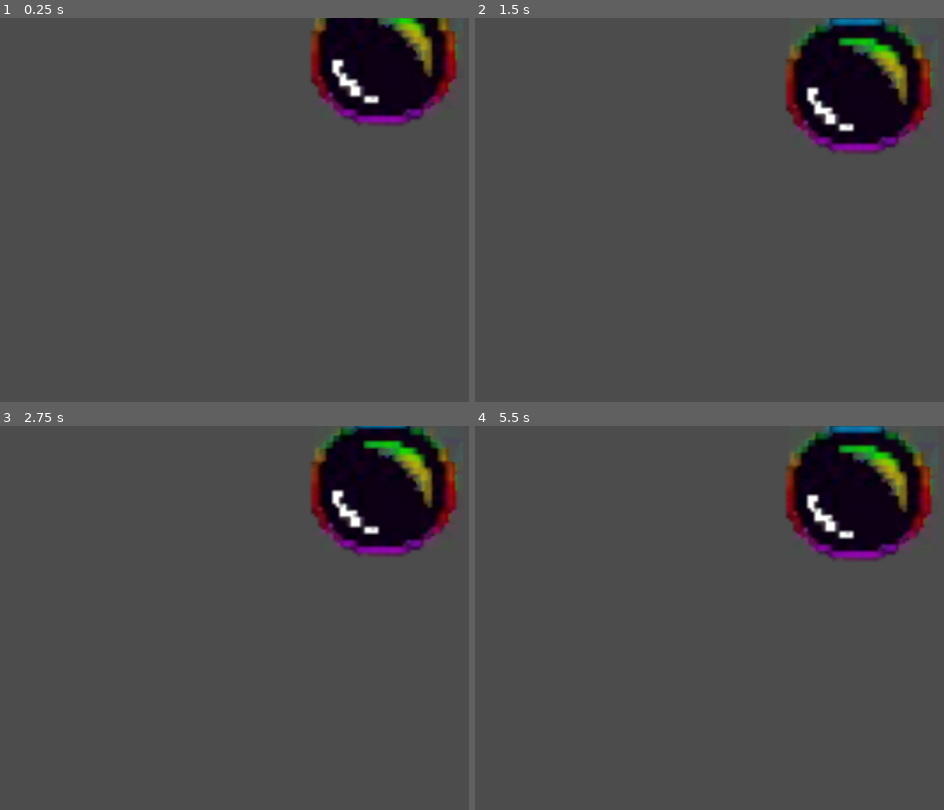
Above: before the commit, frames 1-4 (two rows, left to right).
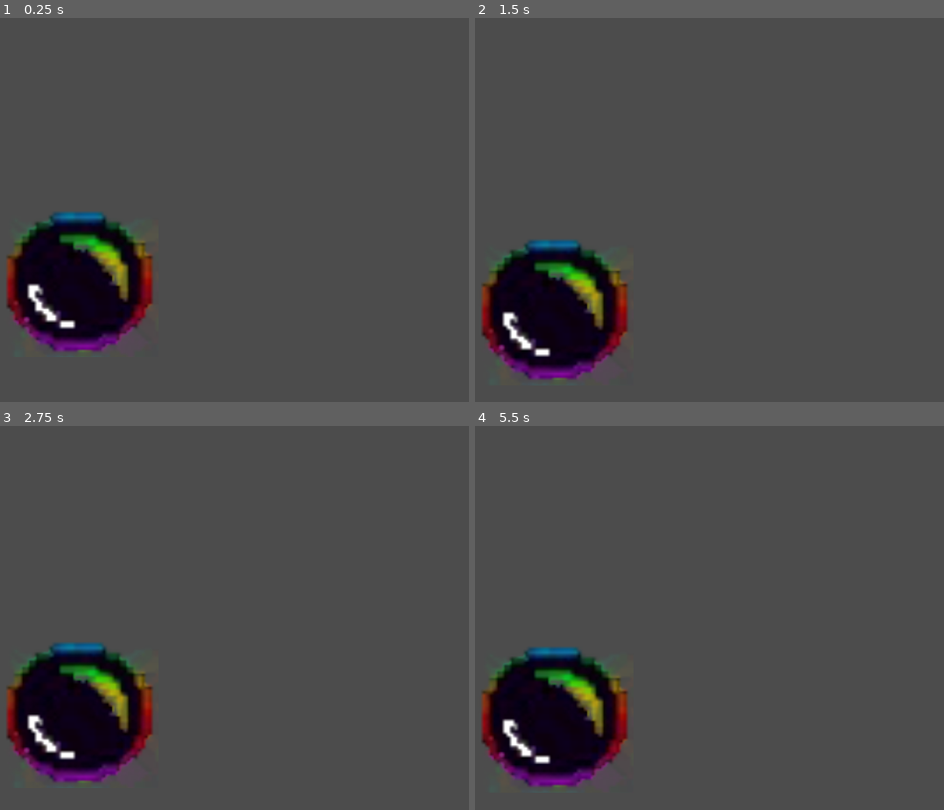
Above: after the commit, the same moments.

Repository: zrock-dev/la_fosa
Game: Godot game, scene res://src/fish/chemicals/bubble.tscn
Same seed, same stepped clock (60 frames per second), same inputs: the game is played once before the commit and once after it. This scene is started directly instead of the project's main scene.
Inputs (mouse positions are in pixels of both pictures, inside the frame that each line leads up to):
- Up to frame 1 (0.25 s): no input
- Up to frame 2 (1.5 s): move the mouse to (878, 217) at 0.52 s; hold Up (move_up) 0.53-1.25 s; hold Right (move_rigth) 0.53-1.25 s; click (878, 217) at 0.67 s; drag from (554, 263) to (671, 329) at 1.27 s
- Up to frame 3 (2.75 s): move the mouse to (309, 552) at 2.02 s; hold Left (move_left) from 2.03 s (still down); hold Right (move_rigth) from 2.03 s (still down)
- Up to frame 4 (5.5 s): release Left (move_left) at 2.75 s; release Right (move_rigth) at 2.75 s; drag from (671, 737) to (479, 583) at 2.77 s; move the mouse to (939, 717) at 3.52 s; hold Up (move_up) 3.53-4.25 s; hold Right (move_rigth) 3.53-4.25 s; drag from (479, 583) to (592, 537) at 4.27 s; move the mouse to (747, 648) at 5.02 s; hold Up (move_up) from 5.03 s (still down); hold Right (move_rigth) from 5.03 s (still down); click (747, 648) at 5.17 s

The runs differ from the first frame. In frame 1, 17% of the frame differs, in the area x 1-98%, y 0-88%; in frame 2, 18%, in the area x 1-98%, y 0-95%; in frame 3, 18%; in frame 4, 18%.

Commit message:
Bubbles can interact with the player.
---- bubbles.gd
- Added the methods _on_StaticBody2D_body_entered(), _on_StaticBody2D_body_exited() to monitor if the player is inside the ball or has exited it.
- Moved the move sphere logic into another method called move_sphere() that is called if the flag can move is true.
- Added the metho _on_Timer_timeout() to count, and after x seconds the player starts to get damage, or if the spehre explodes it dies.
- Changed the original node type to Area2d
--- GameFish
- Modified the script to have a limit of how many spheres it can spawn.

- Removed innecesary bubble images.
- Updated the in-use bubble spritesheet to show the frame changes.

Diff:
--- a/src/fish/chemicals/bubble.tscn
+++ b/src/fish/chemicals/bubble.tscn
@@ -6,8 +6,10 @@
 [sub_resource type="CircleShape2D" id=1]
 radius = 22.0
 
-[node name="StaticBody2D" type="StaticBody2D"]
+[node name="StaticBody2D" type="Area2D"]
 scale = Vector2( 4.72948, 4.41916 )
+collision_layer = 5
+collision_mask = 5
 script = ExtResource( 2 )
 __meta__ = {
 "_edit_group_": true
@@ -20,3 +22,9 @@
 
 [node name="CollisionShape2D" type="CollisionShape2D" parent="."]
 shape = SubResource( 1 )
+
+[node name="Timer" type="Timer" parent="."]
+
+[connection signal="body_entered" from="." to="." method="_on_StaticBody2D_body_entered"]
+[connection signal="body_exited" from="." to="." method="_on_StaticBody2D_body_exited"]
+[connection signal="timeout" from="Timer" to="." method="_on_Timer_timeout"]
--- a/src/fish/chemicals/bubbles.gd
+++ b/src/fish/chemicals/bubbles.gd
@@ -1,14 +1,21 @@
-extends StaticBody2D
+extends Area2D
 
 onready var original_pos = position
-var up = true;
+var up = true
+var can_move = true
+
+var frames_count = 0
+var timeout_count = 0
+
 
 func _ready():
-	$Sprite.frame = randi()%4
 	position = Vector2(rand_range(10, 990), rand_range(10, 590))
 
-var frames_count = 0;
 func _process(_delta):
+	if can_move:
+		move_sphere()
+
+func move_sphere():
 	if frames_count < 120:
 		if up:
 			position.y += .5
@@ -18,3 +25,23 @@
 	else:
 		up = !up
 		frames_count = 0
+
+
+func _on_StaticBody2D_body_entered(body):
+	if body.name == "Fish":
+		can_move = false
+		$Timer.start()
+
+
+func _on_StaticBody2D_body_exited(body):
+	if body.name == "Fish":
+		can_move = true
+		timeout_count = 0
+		$Sprite.frame = 0
+		$Timer.stop()
+
+func _on_Timer_timeout():
+	if timeout_count <= 2:
+		timeout_count += 1
+		$Sprite.frame += 1
+	# Degradates the sphere every second
--- a/src/fish/fish.tscn
+++ b/src/fish/fish.tscn
@@ -67,6 +67,7 @@
 
 [node name="KinematicBody2D" type="KinematicBody2D"]
 position = Vector2( 379, 388 )
+z_index = 9
 script = ExtResource( 2 )
 __meta__ = {
 "_edit_group_": true
--- a/src/game/GameFish.gd
+++ b/src/game/GameFish.gd
@@ -2,7 +2,13 @@
 
 # bubbles generation
 var bubbles = preload("res://src/fish/chemicals/bubble.tscn")
+var bubbles_count = 1
 
 func _on_Timer_timeout():
 	randomize()
 	add_child(bubbles.instance())
+	if bubbles_count < 5:
+		bubbles_count += 1
+	else:
+		$Timer.stop()
+		$Timer.autostart = false
Binary file removed: assets/fish/chemicals/1_clorox.png
Binary file removed: assets/fish/chemicals/2_clorox.png
Binary file removed: assets/fish/chemicals/3_clorox.png
Binary file removed: assets/fish/chemicals/4_clorox.png
Binary file removed: assets/fish/chemicals/5_clorox.png
Binary file changed: assets/fish/chemicals/bubbles.png
